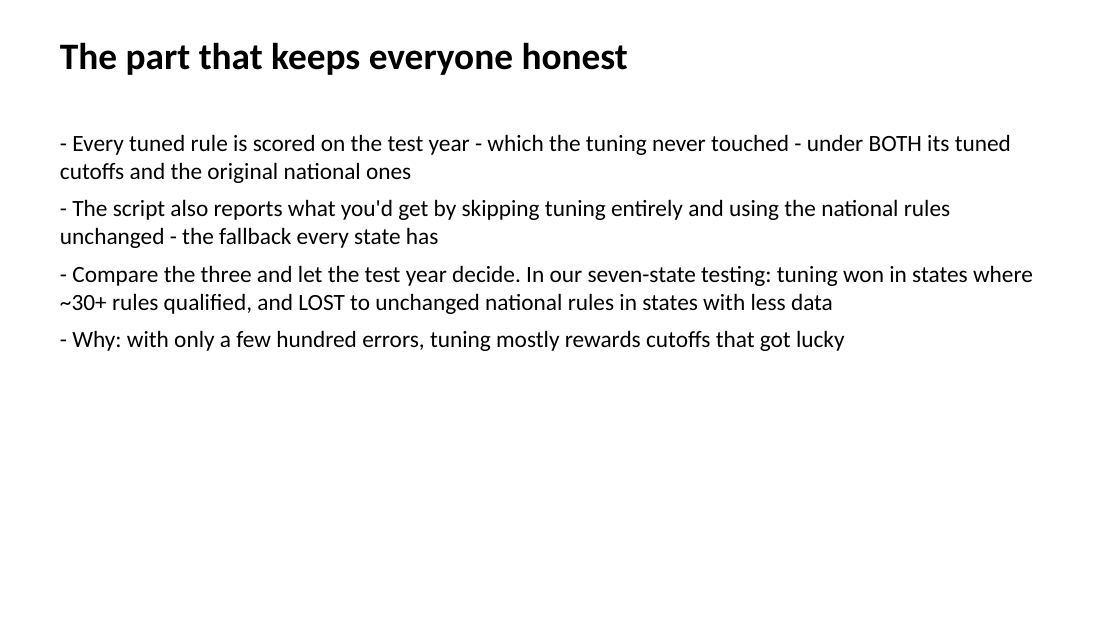
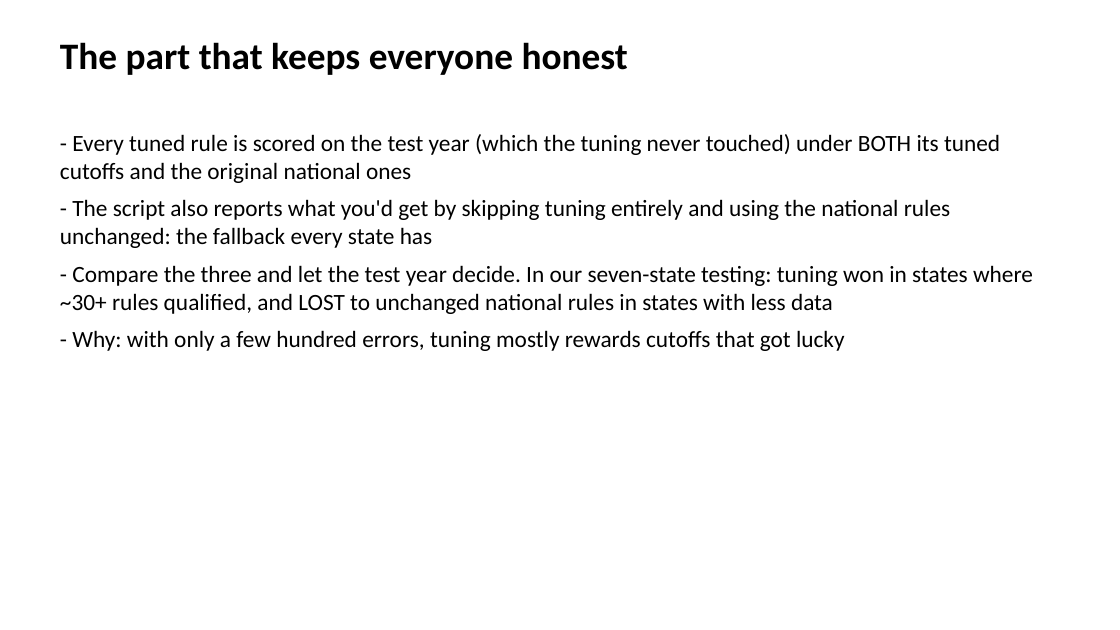
Before and after one commit to giannella/snap_qc, a slide deck: slide 15 of workshop_using_the_inclusion_rules_scripts.pptx. Drawn at 1120x630 pixels with LibreOffice and Linux fonts; fonts in the diff are those of the drawing. Boxes give left, top, right and bottom in pixels: in the first picture for what was removed or moved away, otherwise in the second. Text is boxed around its words. In the diff, an @@ line names an element or a change of style, - is before the commit and + after.

```diff
--- a/workshop_using_the_inclusion_rules_scripts.pptx
+++ b/workshop_using_the_inclusion_rules_scripts.pptx
@@ text at (60,134,1000,248): text changed @@
-- Every tuned rule is scored on the test year - which the tuning never touched - under BOTH its tuned cutoffs and the original national ones
-- The script also reports what you'd get by skipping tuning entirely and using the national rules unchanged - the fallback every state has
+- Every tuned rule is scored on the test year (which the tuning never touched) under BOTH its tuned cutoffs and the original national ones
+- The script also reports what you'd get by skipping tuning entirely and using the national rules unchanged: the fallback every state has
```
Also in this commit, not shown: 18 other slides changed, 3 other files.
